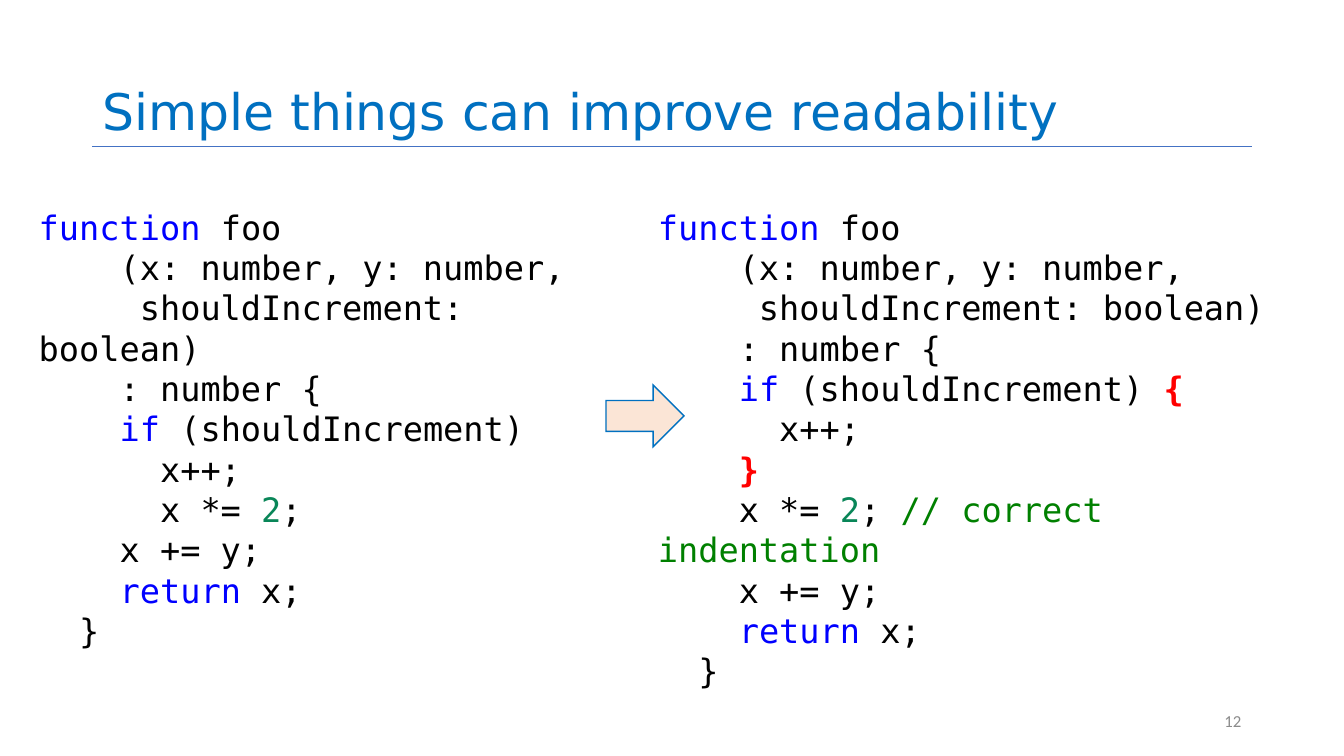
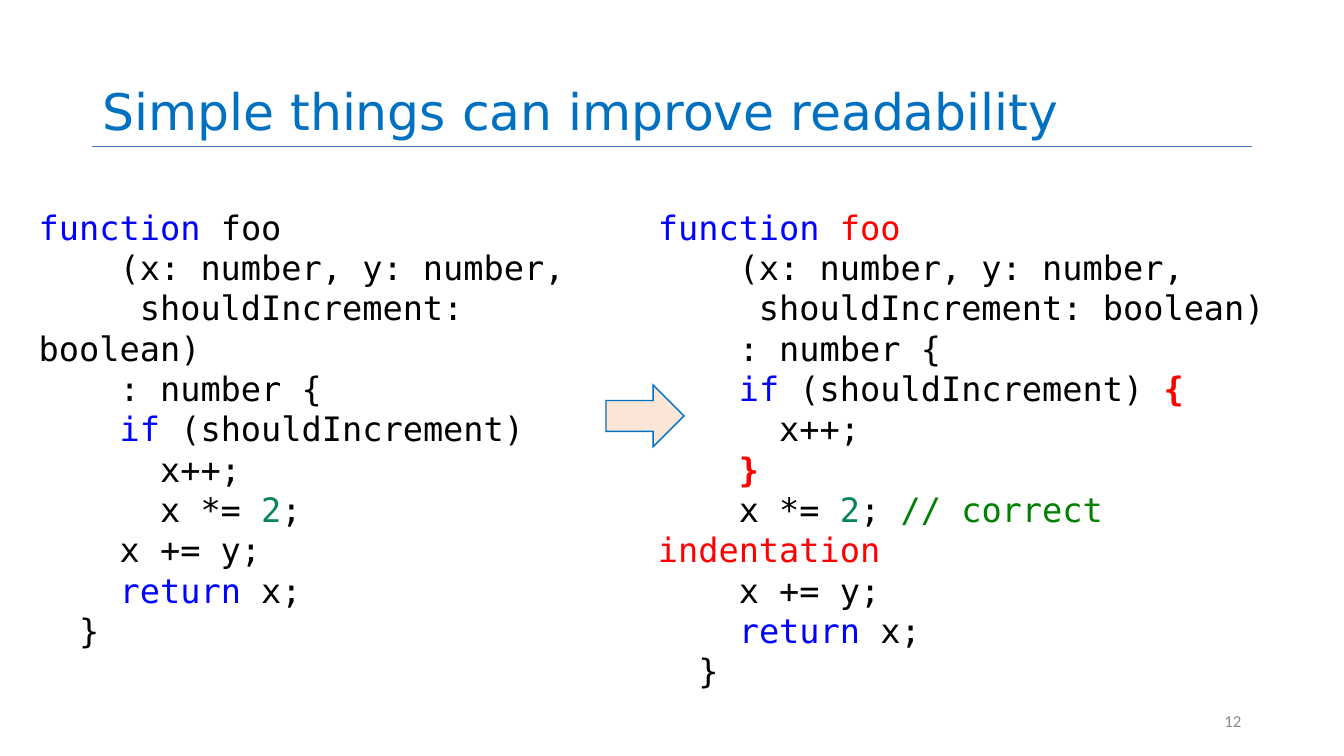
Before and after one commit to neu-se/CS4530-Spring-2026, a slide deck: slide 12 of Slides/Module 08 Code Level Design.pptx. Drawn at 1344x756 pixels with LibreOffice and Linux fonts; fonts in the diff are those of the drawing. Boxes give left, top, right and bottom in pixels: in the first picture for what was removed or moved away, otherwise in the second. Text is boxed around its words. In the diff, an @@ line names an element or a change of style, - is before the commit and + after.

```diff
--- a/Slides/Module 08 Code Level Design.pptx
+++ b/Slides/Module 08 Code Level Design.pptx
@@ text at (658, 214, 1103, 563): text colour #000000 to #FF0000 in "foo"; text colour #008000 to #FF0000 in "indentation" @@
```
Also in this commit, not shown: 2 other files.
